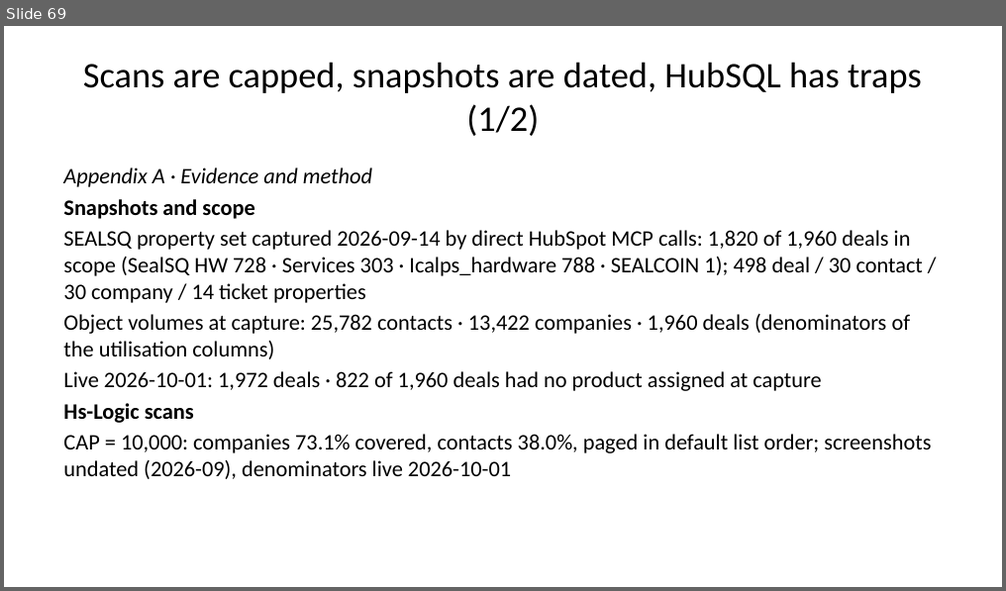
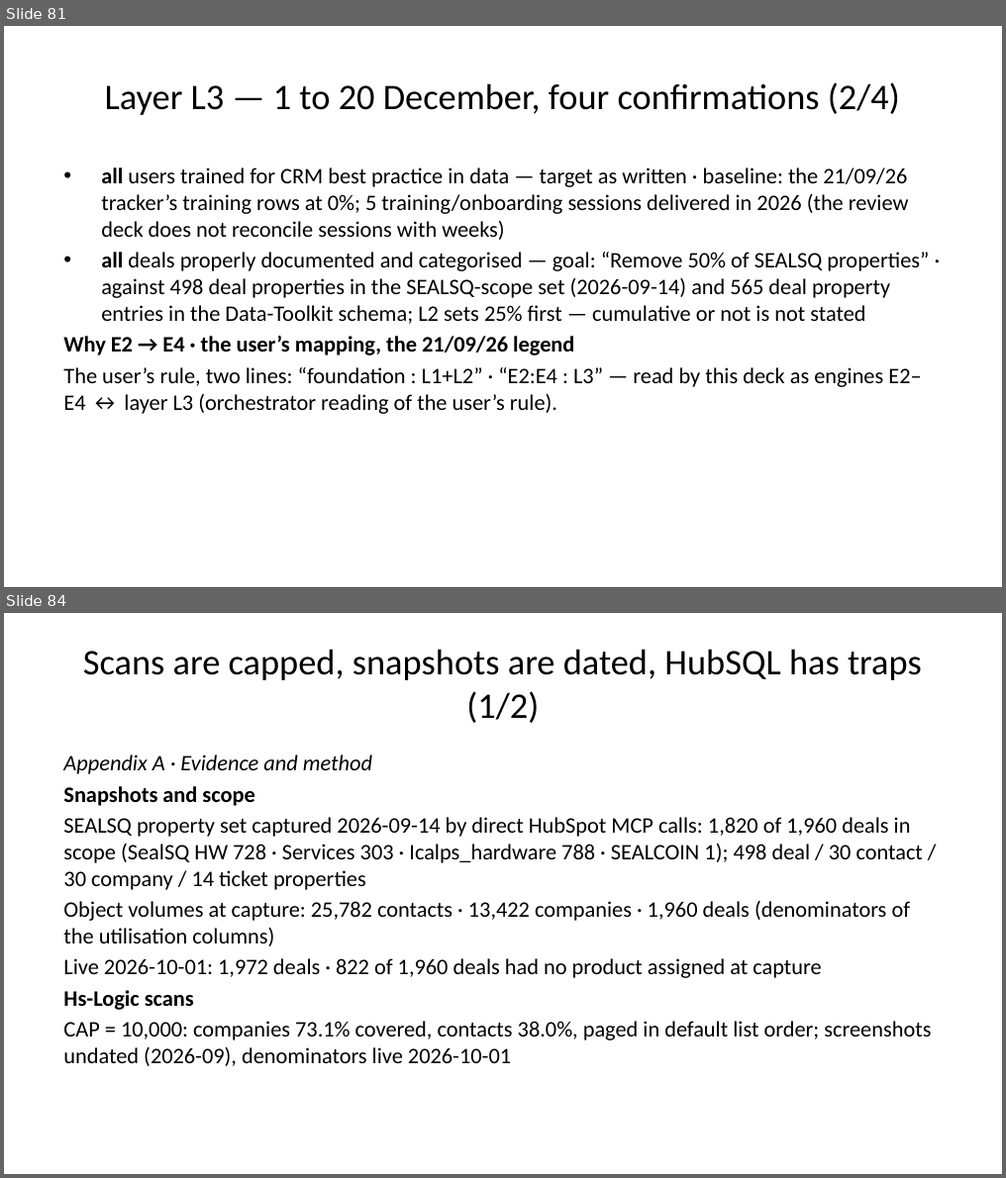
Before and after one commit to Wkayaobama/presentation-builder, a slide deck: Finished Presentations/crm-three-scenarios.pptx. Shown one above the other, each under a label of ours: slide 69 before the commit, slides 81 and 84 after it; the slides between them are not shown. The pictures are 1006x591 and 1006x1178 pixels, drawn with LibreOffice and Linux fonts; fonts in the diff are those of the drawing. Boxes give left, top, right and bottom in pixels: in the first picture for what was removed or moved away, otherwise in the second. Text is boxed around its words. In the diff, an @@ line names an element or a change of style, - is before the commit and + after.

```diff
--- a/Finished Presentations/crm-three-scenarios.pptx
+++ b/Finished Presentations/crm-three-scenarios.pptx
@@ slide 81 added at (x1=4, y1=26, x2=1002, y2=587), background #FFFFFF @@
@@ title added at (x1=105, y1=82, x2=900, y2=115), 26 pt, text #000000 @@
+Layer L3 — 1 to 20 December, four confirmations (2/4)
@@ text added at (x1=63, y1=168, x2=929, y2=414), 16 pt, text #000000 @@
+• all users trained for CRM best practice in data — target as written · baseline: the 21/09/26 tracker’s training rows at 0%; 5 training/onboarding sessions delivered in 2026 (the review deck does not reconcile sessions with weeks)
+• all deals properly documented and categorised — goal: “Remove 50% of SEALSQ properties” · against 498 deal properties in the SEALSQ-scope set (2026-09-14) and 565 deal property entries in the Data-Toolkit schema; L2 sets 25% first — cumulative or not is not stated
+Why E2 → E4 · the user’s mapping, the 21/09/26 legend
+The user’s rule, two lines: “foundation : L1+L2” · “E2:E4 : L3” — read by this deck as engines E2–E4 ↔ layer L3 (orchestrator reading of the user’s rule).
@@ what was slide 69 is now slide 84 @@
```
Also in this commit, not shown: 14 other slides added, 14 other files.
